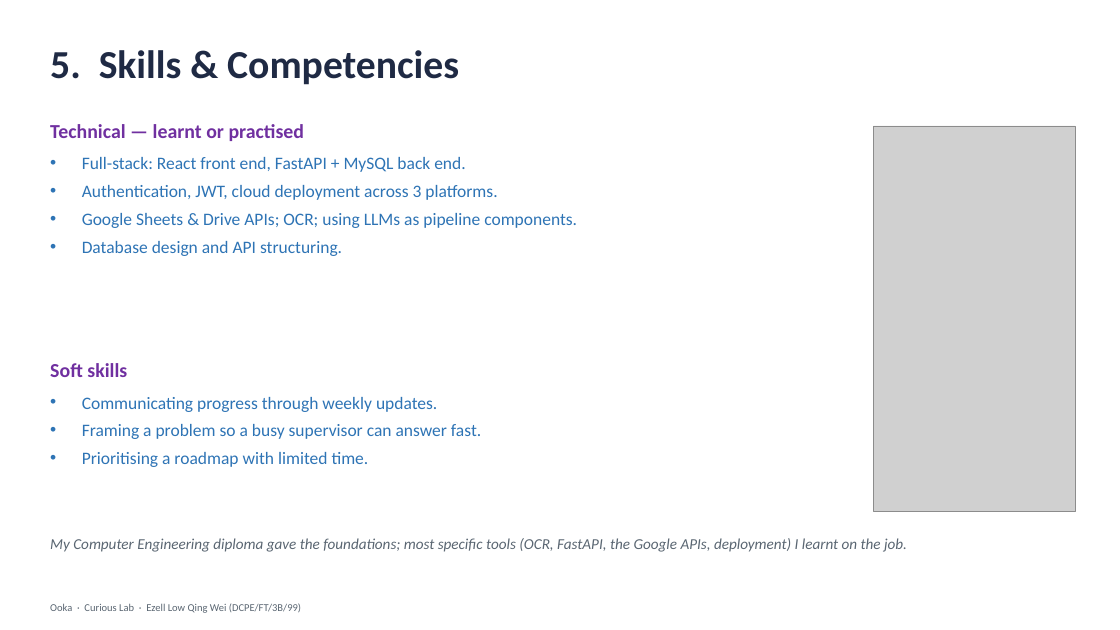
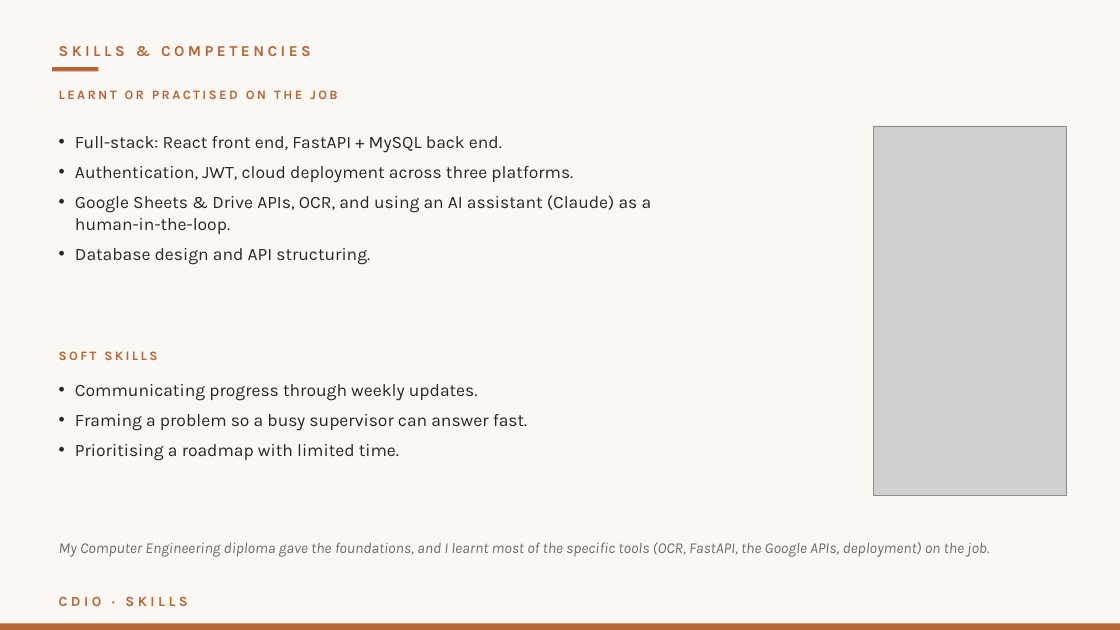
Before and after one commit to ezelllow/quiz-maker-backend, a slide deck: slide 20 of Ooka_Internship_Presentation.pptx (slide 12 before the commit). Drawn at 1120x630 pixels with LibreOffice and Linux fonts; fonts in the diff are those of the drawing; grey boxes stand for pictures. Boxes give left, top, right and bottom in pixels: in the first picture for what was removed or moved away, otherwise in the second. Text is boxed around its words. In the diff, an @@ line names an element or a change of style, - is before the commit and + after.

```diff
--- a/Ooka_Internship_Presentation.pptx
+++ b/Ooka_Internship_Presentation.pptx
@@ background #FFFFFF to #FBF8F4 @@
@@ text at (59, 46, 311, 56): text changed; size 34 to 13 pt; font Calibri to Karla; text colour #1F2A44 to #B5673A @@
-5. Skills & Competencies
+SKILLS & COMPETENCIES
@@ rectangle added at (52, 67, 98, 71), fill #B5673A @@
@@ text at (59, 90, 337, 99): text changed; size 17 to 11 pt; font Calibri to Karla; text colour #7030A0 to #B5673A @@
-Technical — learnt or practised
+LEARNT OR PRACTISED ON THE JOB
@@ text "Full-stack: React front end, FastAPI ...": place and size @@
-text "Full-stack: React front end, FastAPI ..." at (82, 157, 577, 256)
+text "Full-stack: React front end, FastAPI ..." at (75, 136, 652, 265)
@@ text at (75, 136, 502, 265): font Calibri to Karla, text colour #2E74B5 to #262626 in "Full-stack: React front end, FastAPI + MySQL ...", "Database design and API structuring."; indent changed; line spacing 1.05 to 1.04; more space between paragraphs @@
@@ picture: place and size @@
-picture at (874, 126, 1075, 512)
+picture at (874, 126, 1067, 496)
@@ text at (75, 166, 652, 234): text changed; font Calibri to Karla; text colour #2E74B5 to #262626 @@
-• Authentication, JWT, cloud deployment across 3 platforms.
-• Google Sheets & Drive APIs; OCR; using LLMs as pipeline components.
+• Authentication, JWT, cloud deployment across three platforms.
+• Google Sheets & Drive APIs, OCR, and using an AI assistant (Claude) as a human-in-the-loop.
@@ text at (59, 351, 157, 360): text changed; size 17 to 11 pt; font Calibri to Karla; text colour #7030A0 to #B5673A @@
-Soft skills
+SOFT SKILLS
@@ text "Communicating progress through weekly updates.": place and size @@
-text "Communicating progress through weekly updates." at (82, 397, 481, 467)
+text "Communicating progress through weekly updates." at (75, 384, 527, 461)
@@ text "Communicating progress through weekly updates." at (75, 384, 527, 461): font Calibri to Karla, text colour #2E74B5 to #262626; indent changed; line spacing 1.05 to 1.04; more space between paragraphs @@
@@ text at (59, 542, 989, 557): text changed; font Calibri to Karla; text colour #5A6672 to #6B6B6B @@
-My Computer Engineering diploma gave the foundations; most specific tools (OCR, FastAPI, the Google APIs, deployment) I learnt on the job.
+My Computer Engineering diploma gave the foundations, and I learnt most of the specific tools (OCR, FastAPI, the Google APIs, deployment) on the job.
@@ text added at (59, 596, 188, 606), 12 pt, text #B5673A, bold @@
+CDIO · SKILLS
@@ rectangle added at (0, 623, 1120, 630), fill #B5673A @@
@@ text removed at (50, 603, 301, 613) @@
-Ooka · Curious Lab · Ezell Low Qing Wei (DCPE/FT/3B/99)
```
Also in this commit, not shown: 4 other slides changed, 19 slides added, 10 slides removed, 24 other files.
